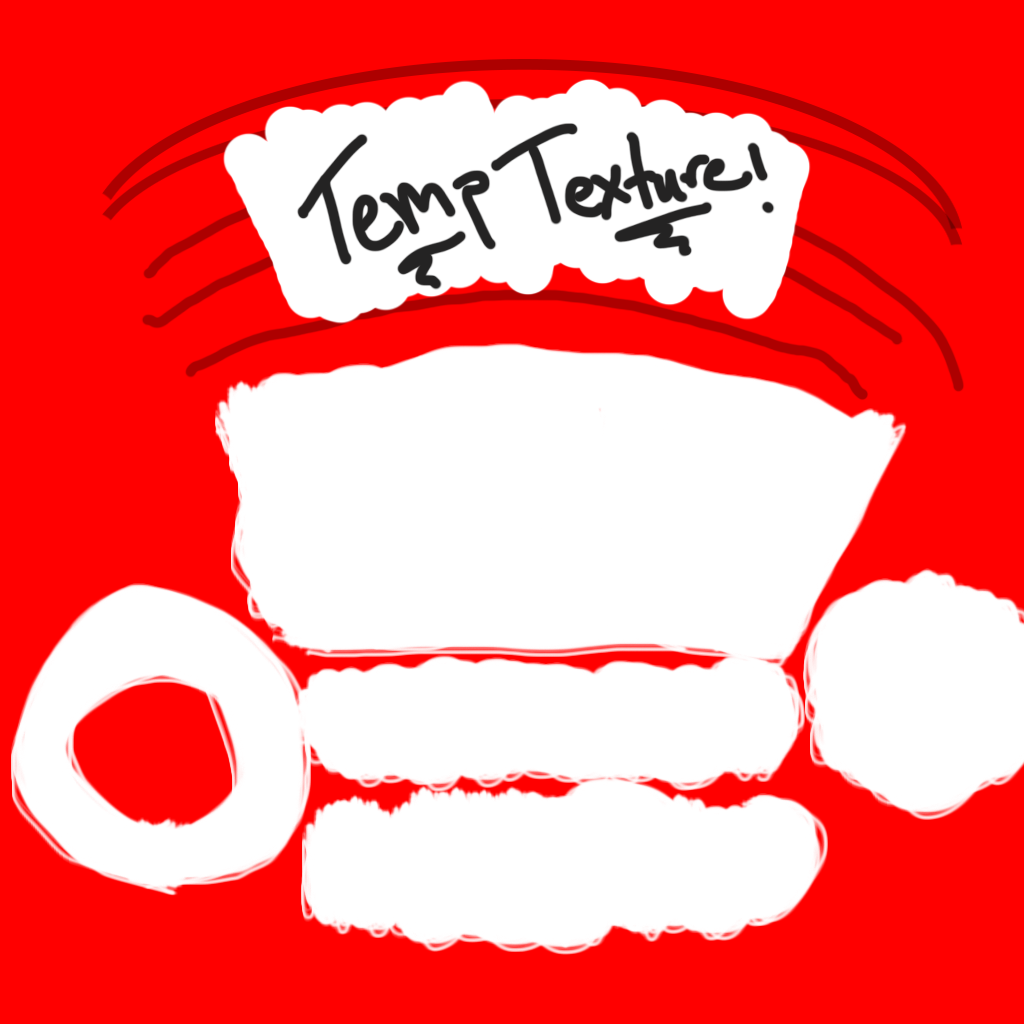
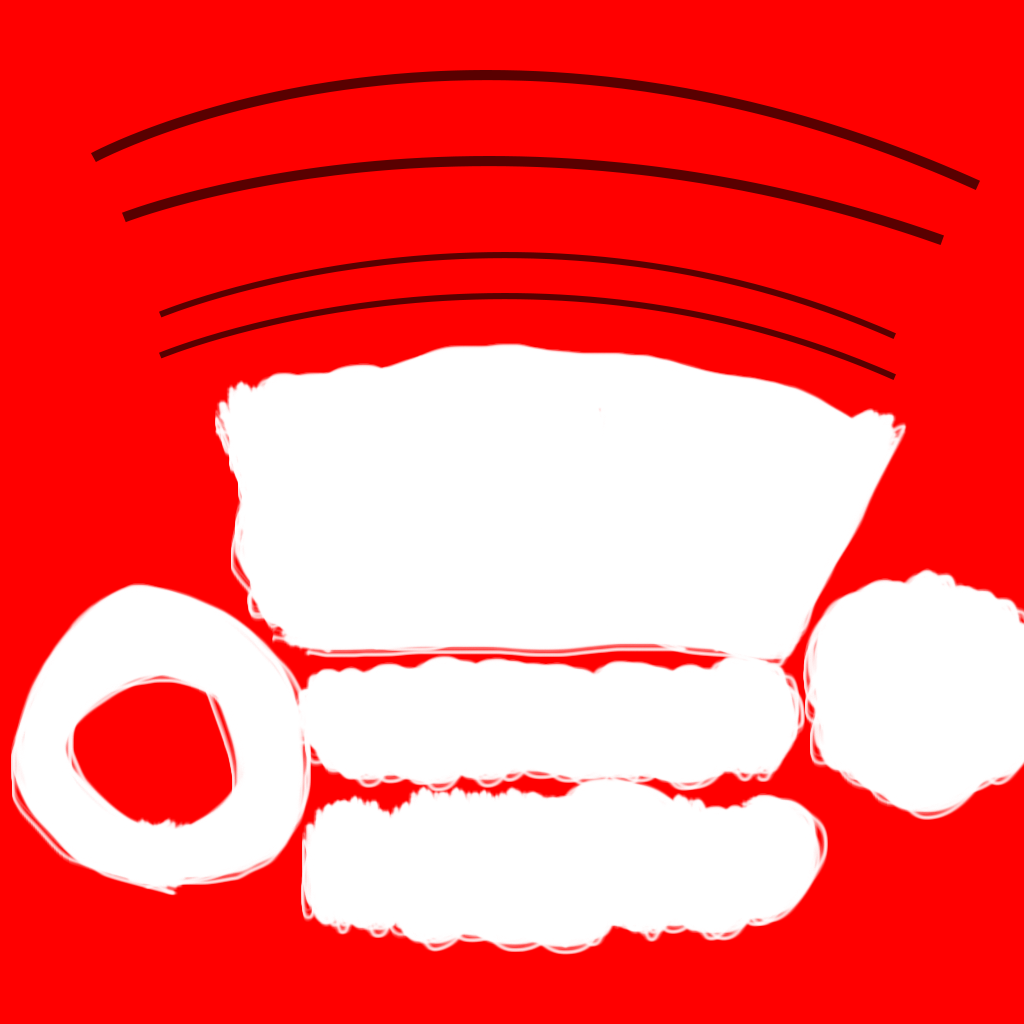
Two versions of the same layered image (1024 × 1024). Layer-by-layer changes:
removed layer "Layer 6" over [222, 78, 811, 325]
added layer "Shape 3 copy" (65%) above "Shape 3" over [159, 293, 896, 375]
added layer "Shape 3" (65%) above "Shape 2" over [159, 252, 896, 334]
added layer "Shape 2" (65%) above "Shape 1" over [122, 156, 944, 236]
added layer "Shape 1" (65%) above "Layer 5" over [91, 70, 980, 181]
hid "Layer 5" over [141, 157, 965, 400]
hid "Ellipse 2 copy" over [102, 99, 963, 343]
hid "Ellipse 2" over [102, 59, 963, 343]
